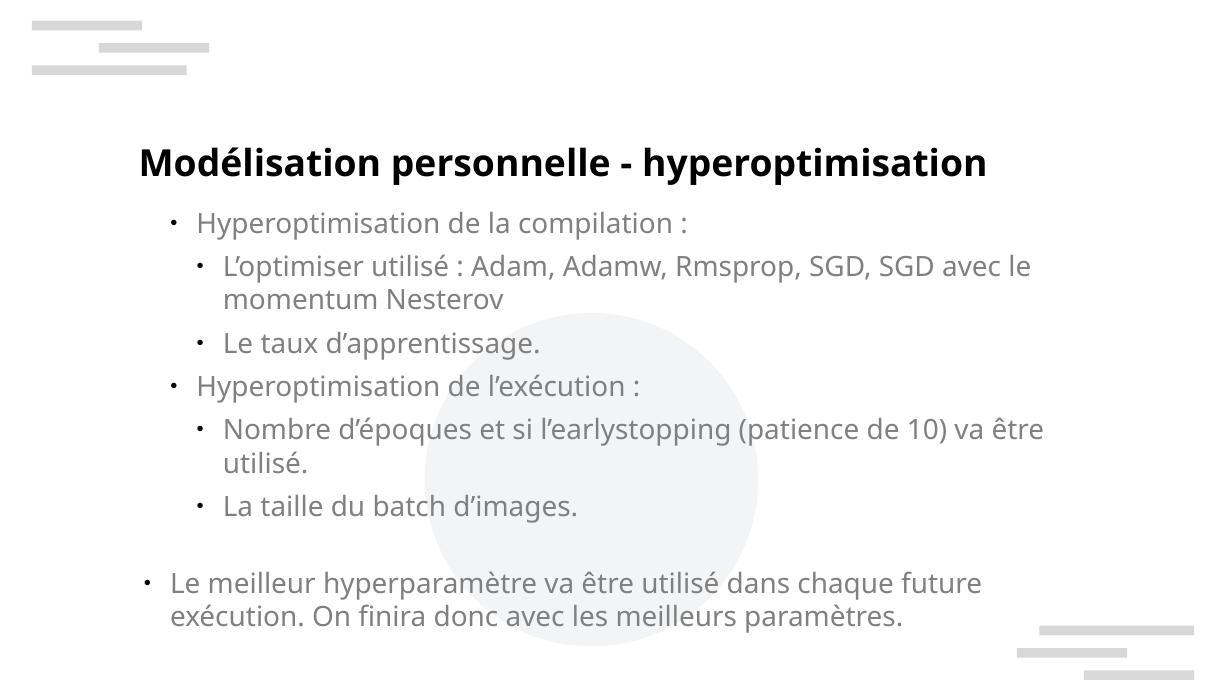
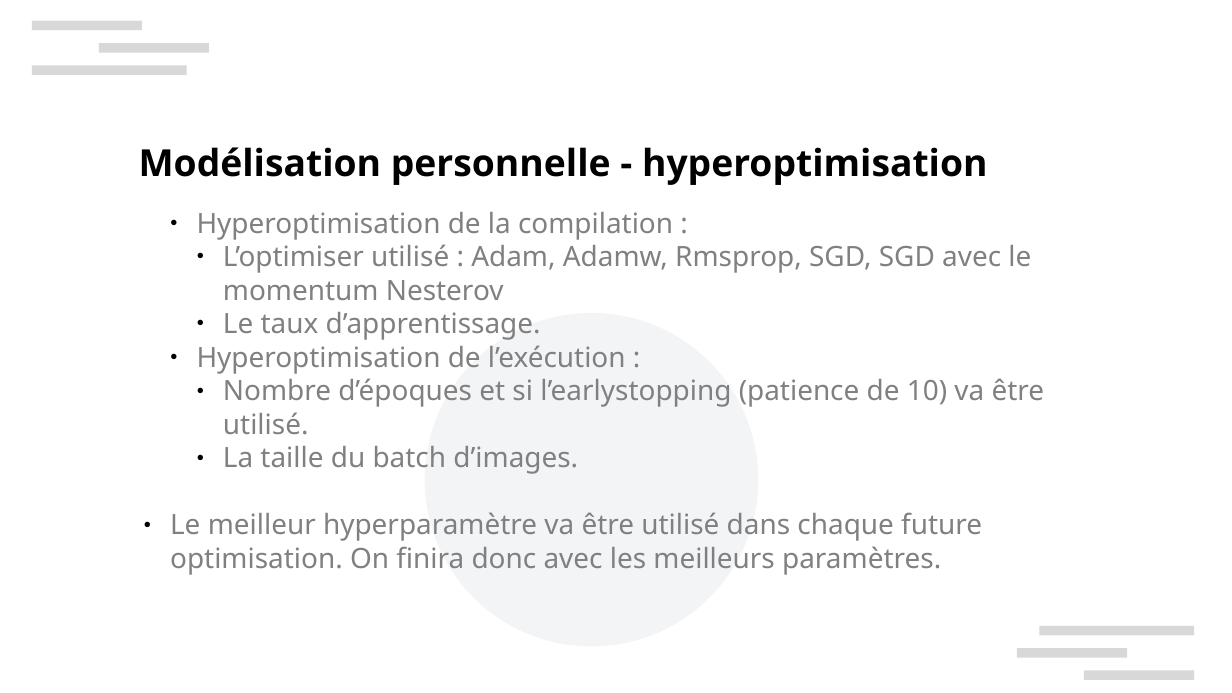
Before and after one commit to xbarrelet/ml-project-6, a slide deck: slide 12 of Barrelet_Xavier_5_presentation_092024.pptx. Drawn at 1232x693 pixels with LibreOffice and Linux fonts; fonts in the diff are those of the drawing; background and template pictures are left out. Boxes give left, top, right and bottom in pixels: in the first picture for what was removed or moved away, otherwise in the second. Text is boxed around its words. In the diff, an @@ line names an element or a change of style, - is before the commit and + after.

```diff
--- a/Barrelet_Xavier_5_presentation_092024.pptx
+++ b/Barrelet_Xavier_5_presentation_092024.pptx
@@ text at (x1=197, y1=212, x2=1045, y2=474): less space between paragraphs @@
@@ text at (x1=170, y1=512, x2=982, y2=575): text changed @@
-● Le meilleur hyperparamètre va être utilisé dans chaque future exécution. On finira donc avec les meilleurs paramètres.
+● Le meilleur hyperparamètre va être utilisé dans chaque future optimisation. On finira donc avec les meilleurs paramètres.
```
Also in this commit, not shown: 4 other slides changed, 2 other files.
